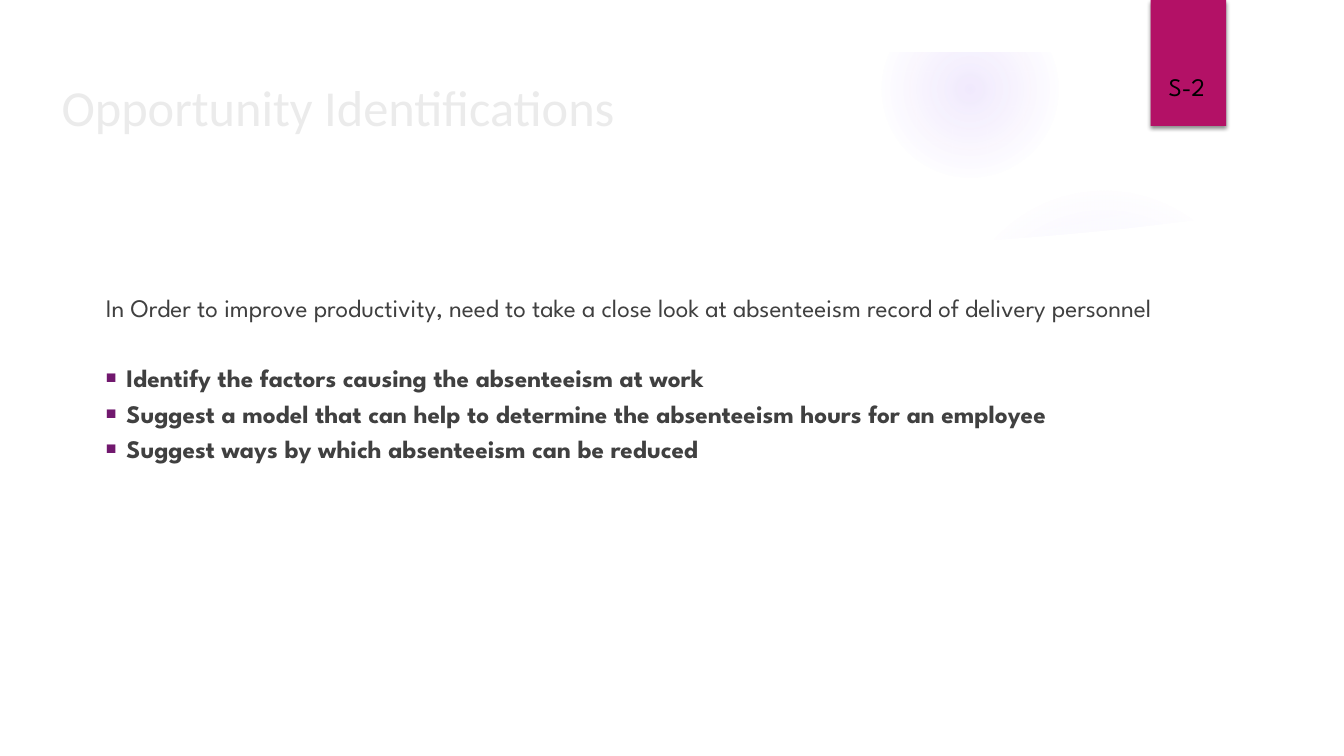
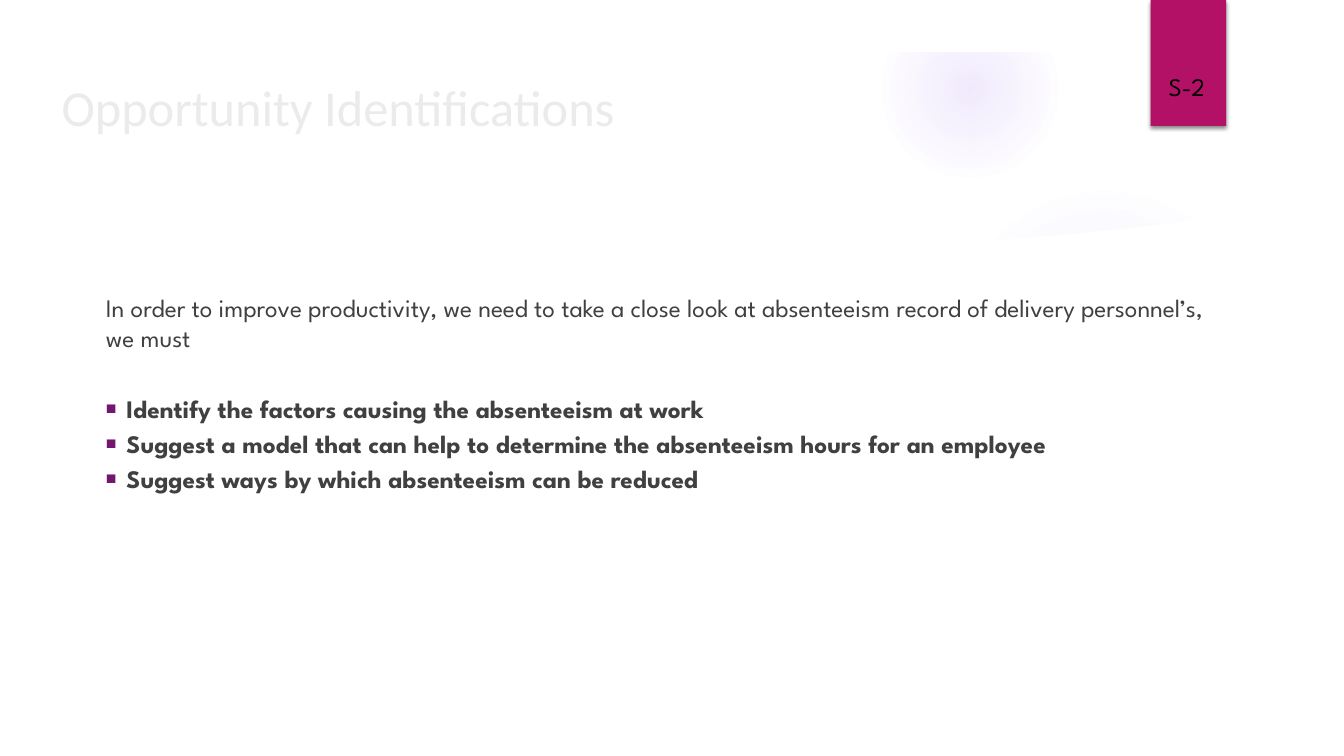
Before and after one commit to samarth-malhotra/DM_ASSIGNMENT, a slide deck: slide 3 of G9_Assignment_Presentation.ipynb.pptx. Drawn at 1344x756 pixels with LibreOffice and Linux fonts; fonts in the diff are those of the drawing; background and template pictures are left out. Boxes give left, top, right and bottom in pixels: in the first picture for what was removed or moved away, otherwise in the second. Text is boxed around its words. In the diff, an @@ line names an element or a change of style, - is before the commit and + after.

```diff
--- a/G9_Assignment_Presentation.ipynb.pptx
+++ b/G9_Assignment_Presentation.ipynb.pptx
@@ text at box(106, 299, 1203, 348): text changed @@
-  In Order to improve productivity, need to take a close look at absenteeism record of delivery personnel
+  In order to improve productivity, we need to take a close look at absenteeism record of delivery personnel’s, we must
```
Also in this commit, not shown: 4 other slides changed.
